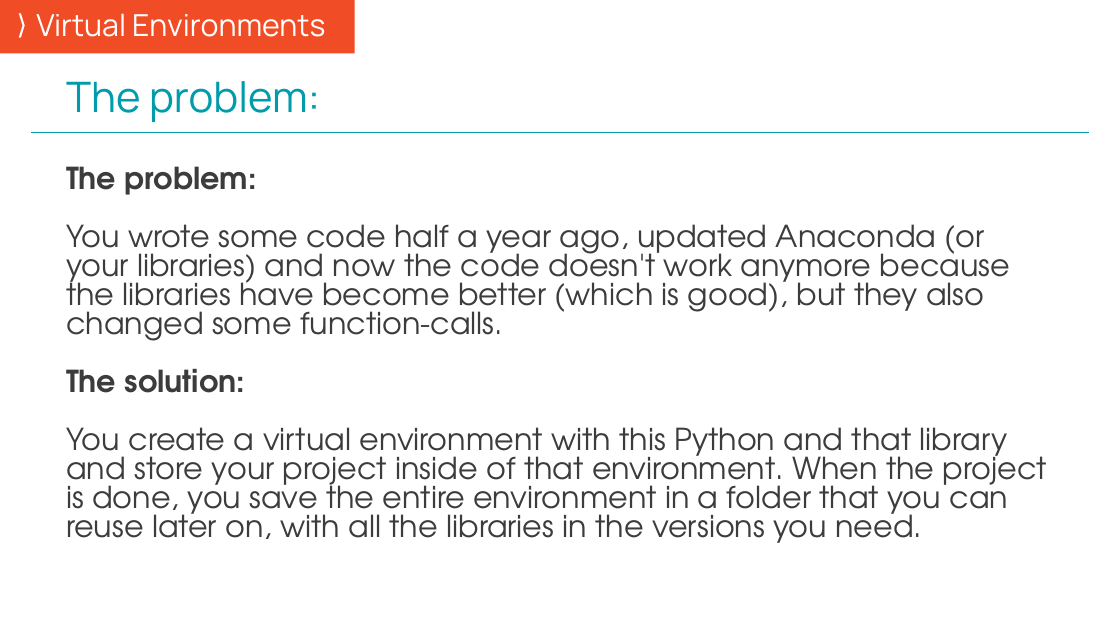
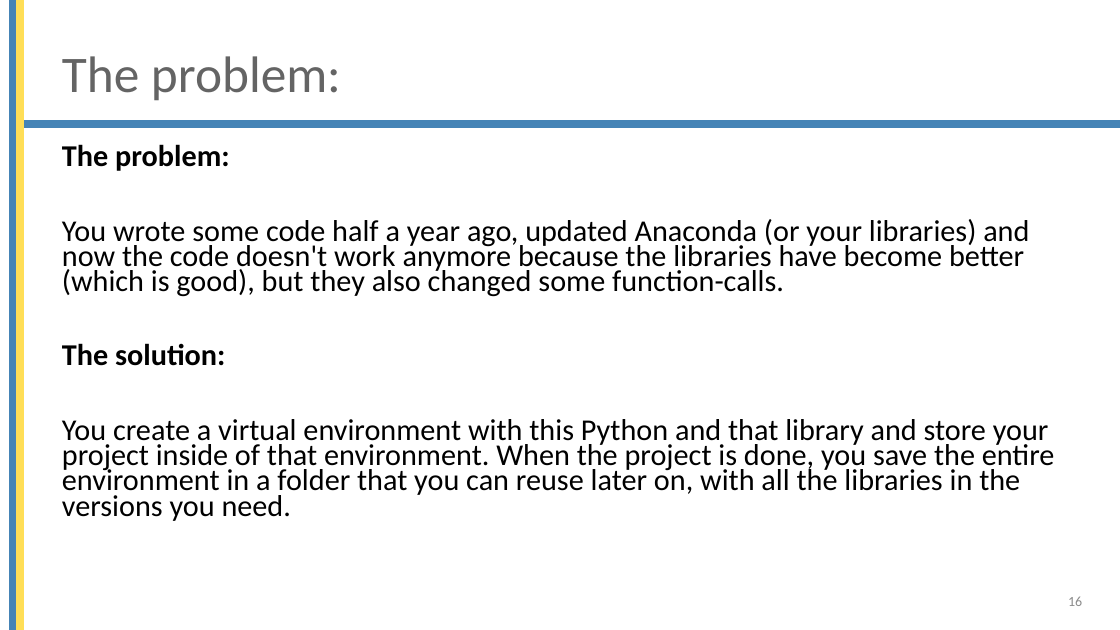
Before and after one commit to mjochen/Cello_AI, a slide deck: slide 16 of ppts/2 - Working environment overview.pptx. Drawn at 1120x630 pixels with LibreOffice and Linux fonts; fonts in the diff are those of the drawing; background and template pictures are left out. Boxes give left, top, right and bottom in pixels: in the first picture for what was removed or moved away, otherwise in the second. Text is boxed around its words. In the diff, an @@ line names an element or a change of style, - is before the commit and + after.

```diff
--- a/ppts/2 - Working environment overview.pptx
+++ b/ppts/2 - Working environment overview.pptx
@@ text removed at <box>0,0,355,54</box> @@
-⟩ Virtual Environments
@@ rectangle added at <box>10,0,17,630</box>, fill #4584B6, outline #4584B6 1 pt @@
@@ rectangle added at <box>17,0,24,630</box>, fill #FFDE57, outline #FFDE57 1 pt @@
@@ title "The problem:": place and size @@
-title "The problem:" at <box>66,81,320,122</box>
+title "The problem:" at <box>62,56,341,101</box>
@@ title "The problem:" at <box>62,56,341,101</box>: size 36 to 44 pt, font Manrope to Calibri, text colour #009CAB to #646464; vertical alignment bottom to middle @@
@@ rectangle added at <box>16,121,1120,127</box>, fill #4584B6, outline #4584B6 1 pt @@
@@ line removed from (31, 132) to (1090, 132) @@
@@ text "The problem:": place and size @@
-text "The problem:" at <box>66,166,1047,543</box>
+text "The problem:" at <box>62,144,1055,521</box>
@@ text "The problem:" at <box>62,144,1055,521</box>: font TeX Gyre Adventor to Calibri, text colour #3C3C3C to #000000; line spacing 0.8 to 0.7; more space between paragraphs @@
@@ page number added at <box>1068,596,1082,606</box>, 12 pt, text #8C8C8C @@
+16
```
Also in this commit, not shown: 27 other slides changed, 5 other files.
